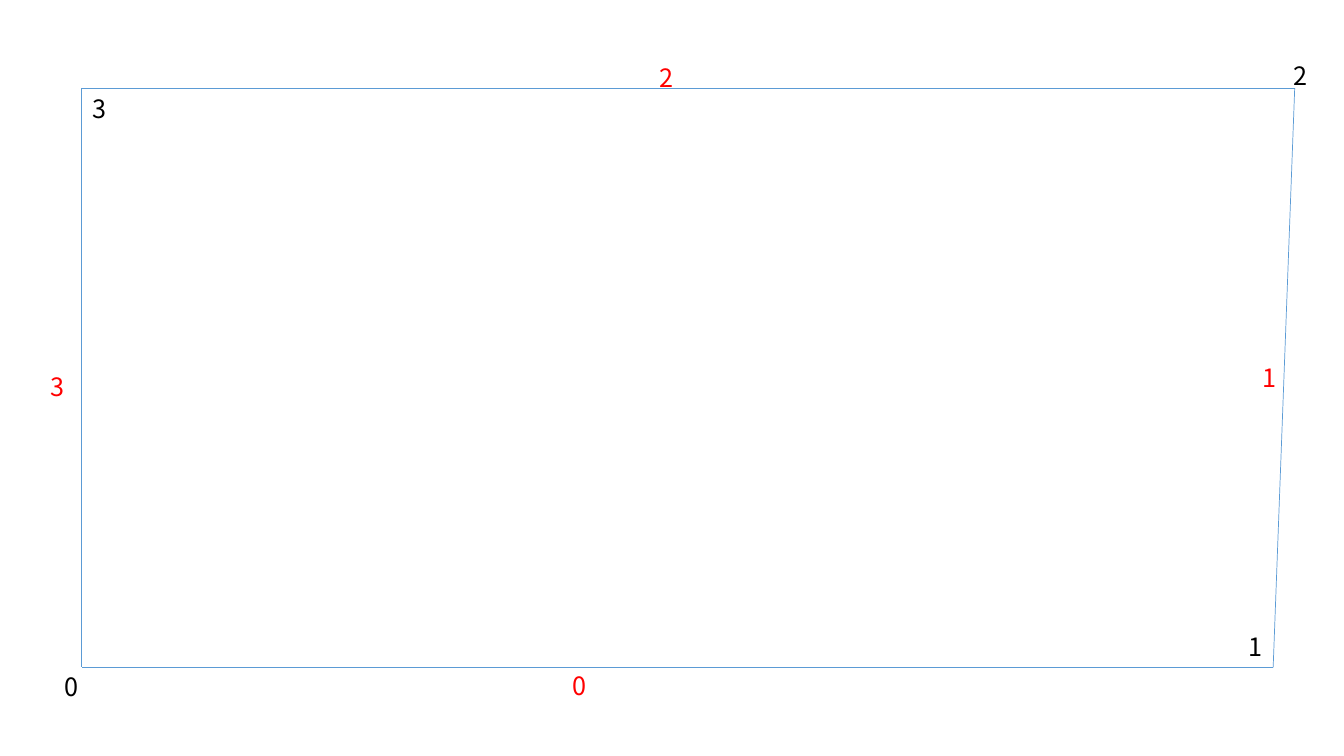
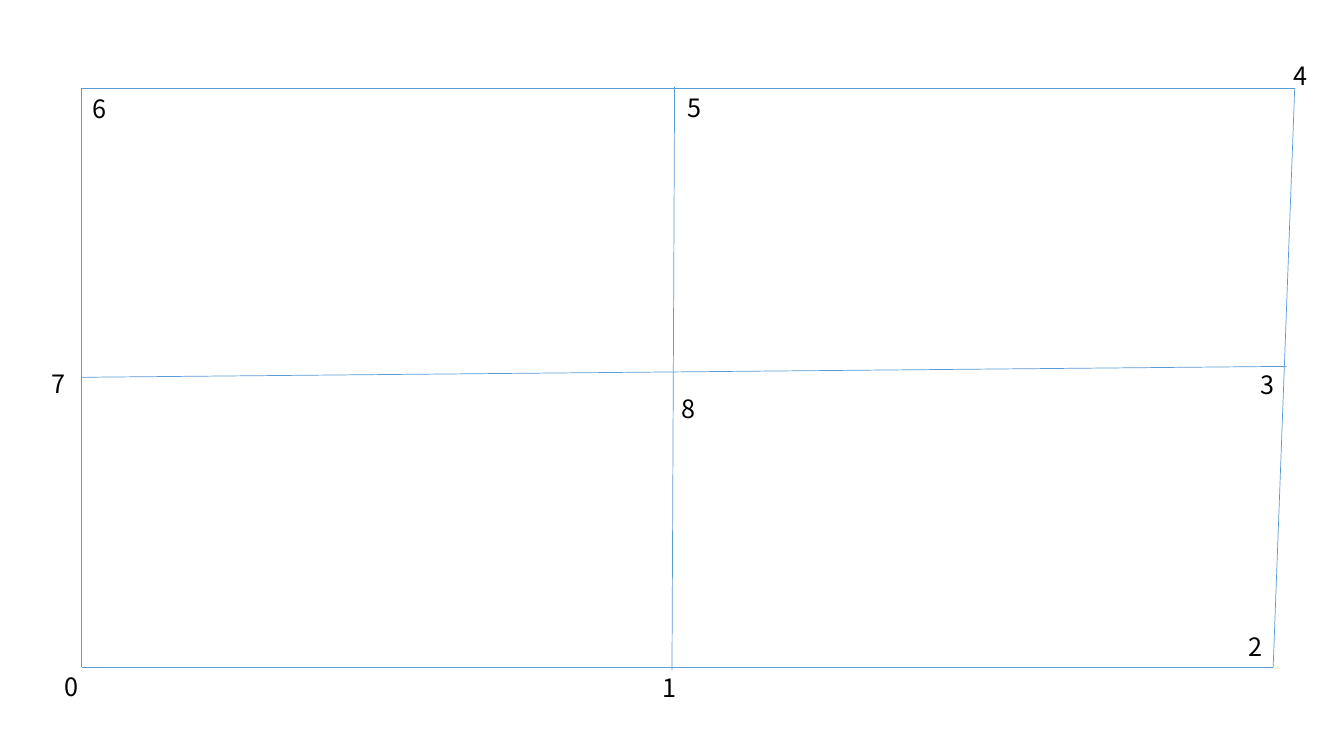
Before and after one commit to gaoak/Mesh2D, a slide deck: slide 1 of meshdivision.pptx. Drawn at 1344x756 pixels with LibreOffice and Linux fonts; fonts in the diff are those of the drawing. Boxes give left, top, right and bottom in pixels: in the first picture for what was removed or moved away, otherwise in the second. Text is boxed around its words. In the diff, an @@ line names an element or a change of style, - is before the commit and + after.

Commit message:
pptx

```diff
--- a/meshdivision.pptx
+++ b/meshdivision.pptx
@@ text removed at box(659, 68, 673, 89) @@
-2
@@ line added from (675, 87) to (673, 670), #5B9BD5 0.5 pt @@
@@ text at box(1294, 66, 1308, 91): text changed @@
-2
+4
@@ text at box(92, 99, 106, 119): text changed @@
-3
+6
@@ text added at box(688, 98, 702, 118), 18 pt, text #000000 @@
+5
@@ text added at box(51, 374, 65, 393), 18 pt, text #000000 @@
+7
@@ line added from (83, 377) to (1288, 367), #5B9BD5 0.5 pt @@
@@ text "3": place and size @@
-text "3" at box(50, 377, 64, 397)
+text "3" at box(1260, 375, 1274, 395)
@@ text "3" at box(1260, 375, 1274, 395): text colour #FF0000 to #000000 @@
@@ text added at box(682, 399, 696, 419), 18 pt, text #000000 @@
+8
@@ text at box(1248, 637, 1262, 656): text changed @@
-1
+2
@@ text removed at box(573, 676, 587, 696) @@
-0
@@ text "1" at box(662, 678, 676, 697): text colour #FF0000 to #000000 @@
@@ text "1": place and size @@
-text "1" at box(1262, 368, 1276, 387)
+text "1" at box(662, 678, 676, 697)
```
